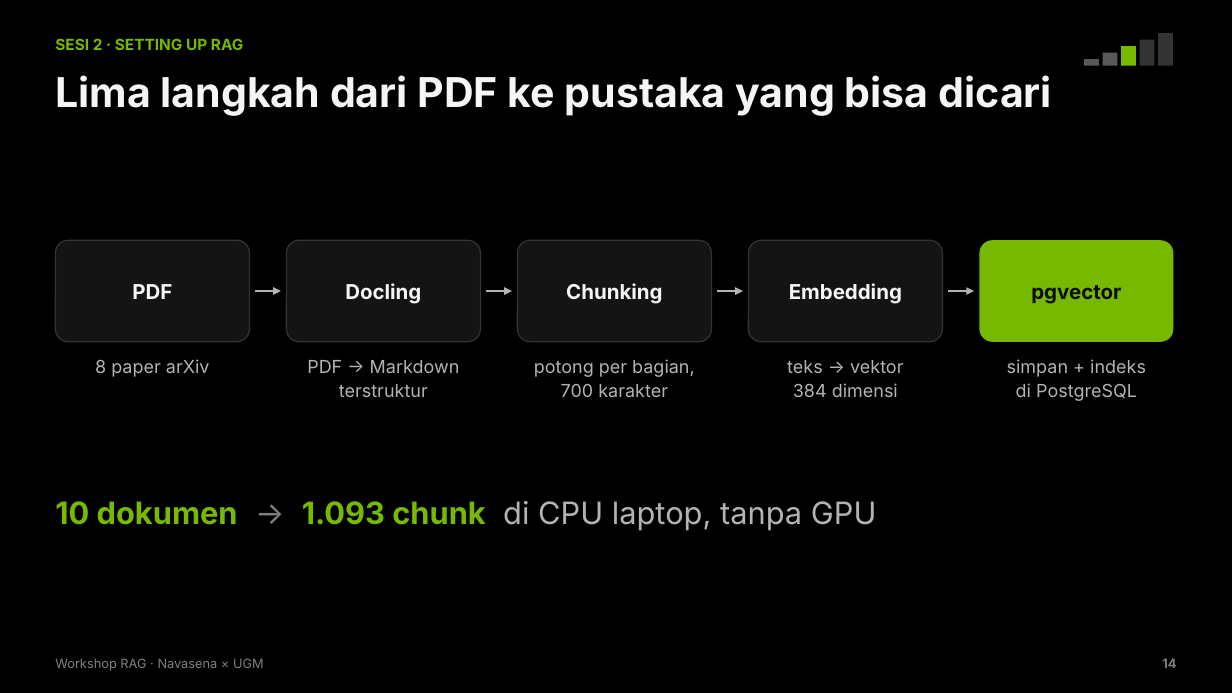
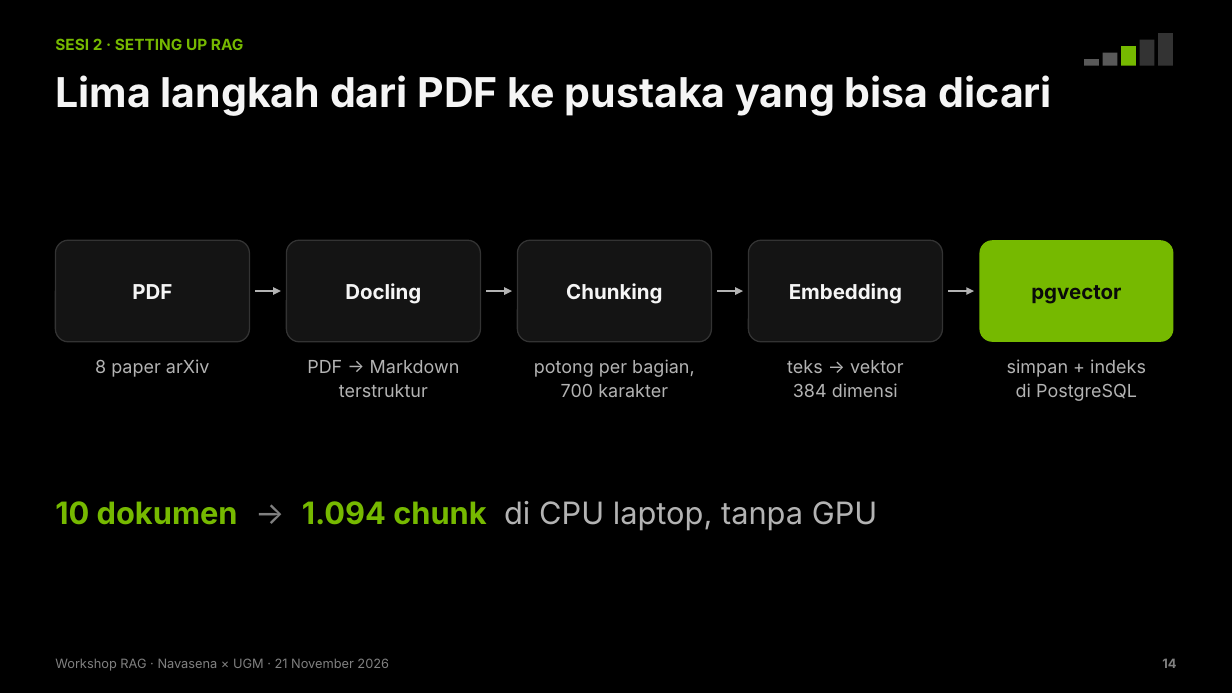
Before and after one commit to chmdznr/navasena-ugm-rag-workshop, a slide deck: slide 14 of slides/dist/Navasena_UGM_Workshop_RAG.pptx. Drawn at 1232x693 pixels with LibreOffice and Linux fonts; fonts in the diff are those of the drawing. Boxes give left, top, right and bottom in pixels: in the first picture for what was removed or moved away, otherwise in the second. Text is boxed around its words. In the diff, an @@ line names an element or a change of style, - is before the commit and + after.

```diff
--- a/slides/dist/Navasena_UGM_Workshop_RAG.pptx
+++ b/slides/dist/Navasena_UGM_Workshop_RAG.pptx
@@ text at [55, 501, 878, 531]: text changed @@
-10 dokumen → 1.093 chunk di CPU laptop, tanpa GPU
+10 dokumen → 1.094 chunk di CPU laptop, tanpa GPU
@@ text at [55, 658, 389, 671]: text changed @@
-Workshop RAG · Navasena × UGM
+Workshop RAG · Navasena × UGM · 21 November 2026
```
Also in this commit, not shown: 33 other slides changed, 3 slides added, 2 slides removed, 33 other files.
